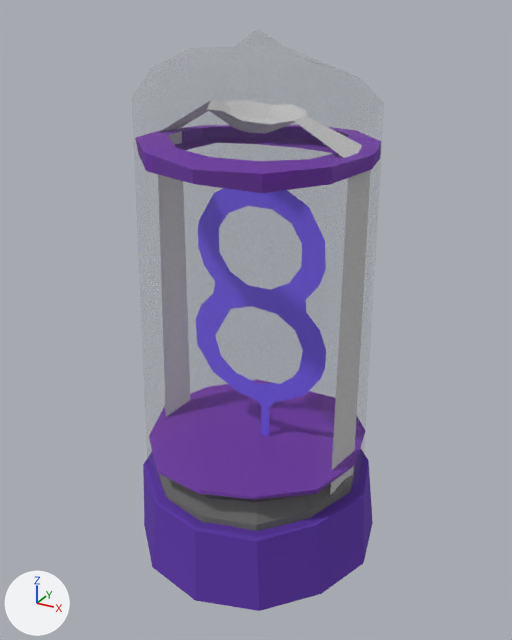
Two versions of the glTF model SpotTheDifference/models/obj_num08_alt.gltf, one commit apart.
Before and after are seen from a camera (50 mm lens) standing at (0.425, -0.781, 0.735) and looking at (-0.002, -0.004, 0.347). The lights are fixed; the arrows at lower left show +X, +Y and +Z. Objects named as collision shapes, trigger or cutter boxes, shadow casters or lower levels of detail are left out. Vertices at the same position are counted once.

The first picture shows 'obj_num08_alt'.
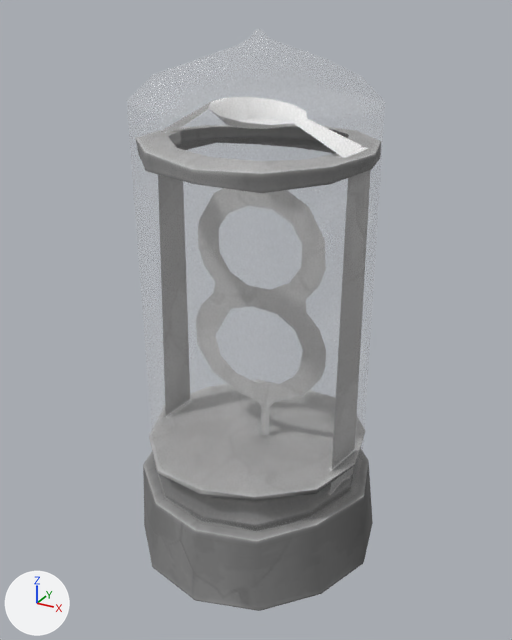
The change, as a diff of the scene's bpy script:
```diff
--- a/SpotTheDifference/models/obj_num08_alt.gltf.py
+++ b/SpotTheDifference/models/obj_num08_alt.gltf.py
@@ img_obj_num08_alt @@
+img_obj_num08_alt = load_image('obj_num08_alt', 'textures/obj_num08_alt.jpg', 1024, 1024, 'sRGB')
@@ mat_obj_num08_alt @@
+mat_obj_num08_alt = bpy.data.materials.new('obj_num08_alt')
+# uses the picture img_obj_num08_alt
@@ mat_obj_num00_glass @@
+mat_obj_num00_glass = principled_material('obj_num00_glass')
+mat_obj_num00_glass.base_color = (1.0, 1.0, 1.0)  # white #ffffff
+mat_obj_num00_glass.roughness = 1.0
+mat_obj_num00_glass.alpha = 0.1
@@ me_cylinder_192 @@
 # used by ob_obj_num08_alt; location = (0.0, 0.0, 0.0)
-me_cylinder_192.from_pydata(...)  # 365 vertices, 603 faces; spans x -0.18..0.174, y -0.179..0.176, z -0.004..0.713
-me_cylinder_192.materials.append(mat_obj_global_glass)
+me_cylinder_192.from_pydata(...)  # 253 vertices, 385 faces; spans x -0.18..0.174, y -0.179..0.176, z -0.004..0.632
+# me_cylinder_192 part 1
+# 9 vertices are removed from x -0.012..0.003, y -0.016..0.158, z 0.125..0.159
+# 29 faces are deleted
+# 5 vertices are added at (0.0, 0.158, 0.157), (-0.001, -0.014, 0.15), (-0.008, 0.015, 0.148), (-0.001, -0.014, 0.125), (-0.006, 0.011, 0.125)
+# 23 new faces join them
+# me_cylinder_192 part 2
+# 23 vertices move from x -0.06..0.057, y -0.061..0.062, z 0.601..0.632 to x -0.061..0.058, y -0.06..0.059, z 0.607..0.632
+# me_cylinder_192 part 3: 362 faces spanning x -0.18..0.174, y -0.179..0.176, z -0.004..0.632 switch from mat_obj_global_steampunk02 to mat_obj_num08_alt
@@ me_mesh_057 @@
+me_mesh_057.from_pydata(...)  # 108 vertices, 212 faces; spans x -0.156..0.157, y -0.156..0.154, z 0.074..0.713
+me_mesh_057.materials.append(mat_obj_num00_glass)  # white #ffffff
@@ ob_obj_num08_glass @@
+ob_obj_num08_glass = bpy.data.objects.new('obj_num08_glass', me_mesh_057)
+ob_obj_num08_glass.location = (0.0, 0.0, 0.0)
```

Where the change shows, as pixel boxes [x1, y1, x2, y2] in the pictures (512 x 640 px; the box of a moved part takes in the faces that stretch with it):
'obj_num08_glass', added
    after: [127, 29, 385, 532]
part 1 of me_cylinder_192, moved or reshaped (not visible afterwards)
    before: [209, 379, 365, 431]
part 2 of me_cylinder_192, moved or reshaped (not visible afterwards)
    before: [158, 100, 362, 158]
part 3 of me_cylinder_192, recoloured (purple to grey)
    before: [135, 125, 381, 611]
    after: [143, 154, 376, 611]
